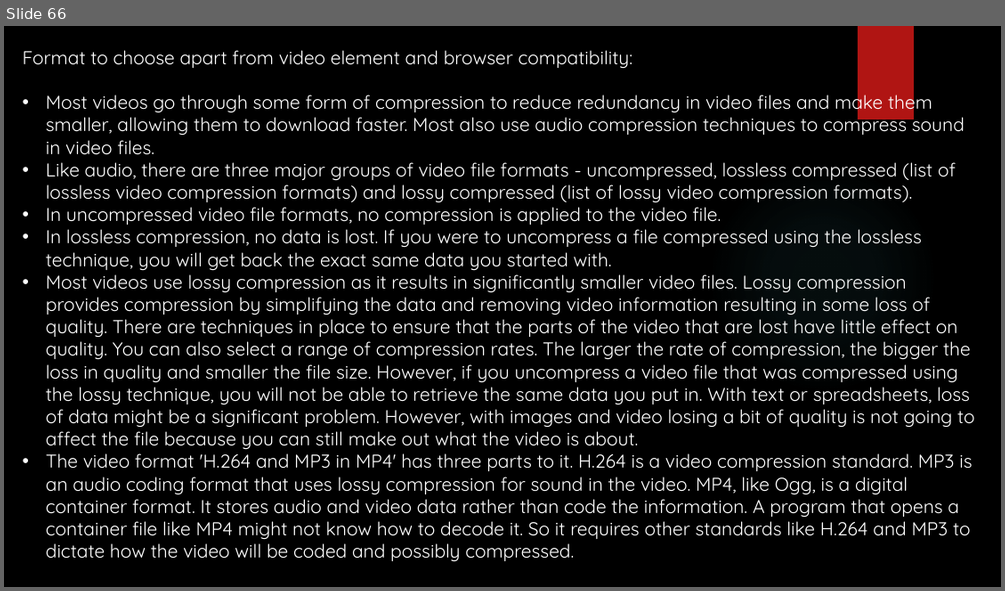
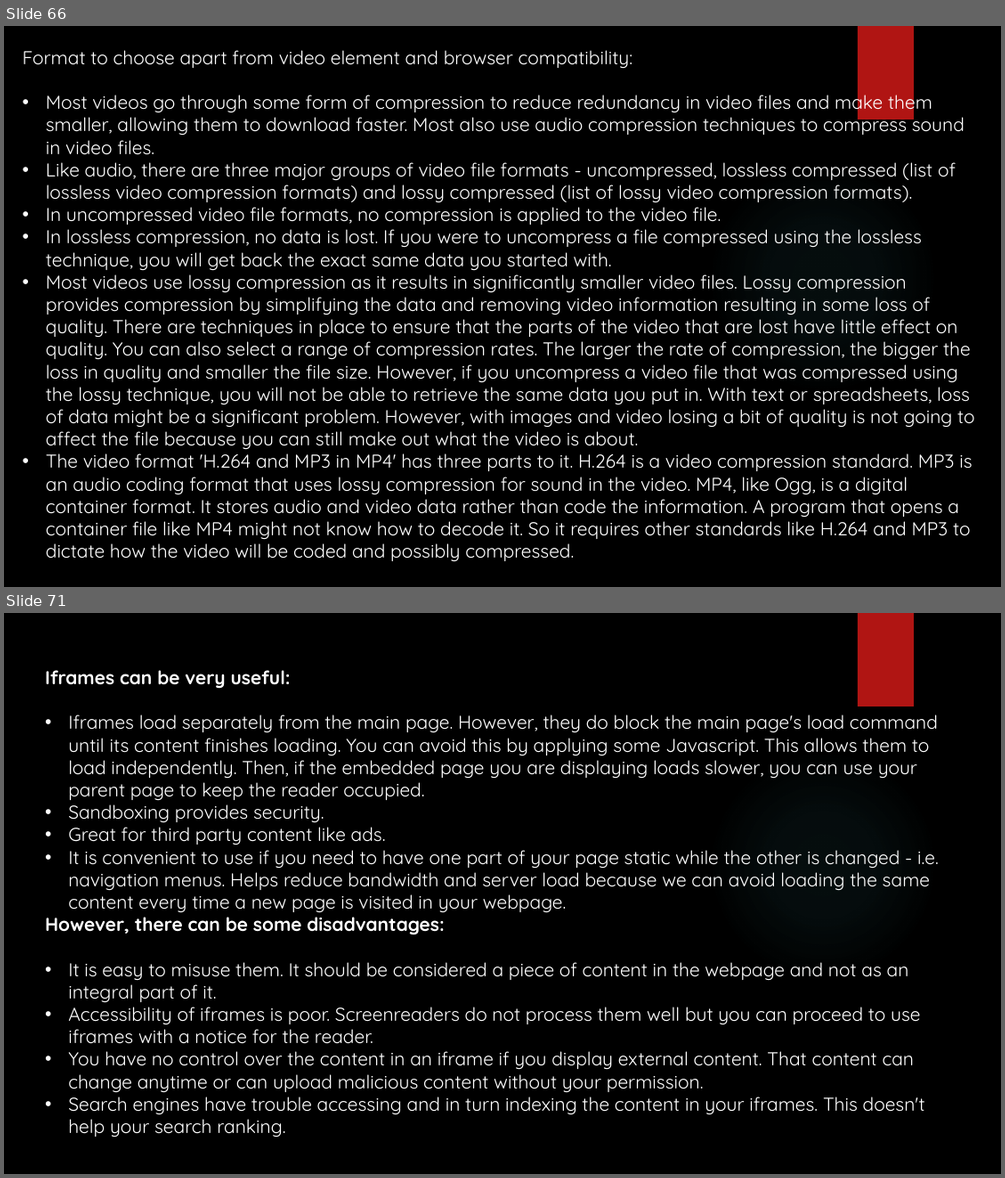
Before and after one commit to yogeshwar1996/HTML5CSS, a slide deck: Fundamentals of HTML and CSS.pptx. Shown one above the other, each under a label of ours: slide 66 before the commit, slides 66 and 71 after it; the slides between them are not shown. The pictures are 1005x591 and 1005x1178 pixels, drawn with LibreOffice and Linux fonts; fonts in the diff are those of the drawing; background and template pictures are left out. Boxes give left, top, right and bottom in pixels: in the first picture for what was removed or moved away, otherwise in the second. Text is boxed around its words. In the diff, an @@ line names an element or a change of style, - is before the commit and + after.

```diff
--- a/Fundamentals of HTML and CSS.pptx
+++ b/Fundamentals of HTML and CSS.pptx
@@ slide 71 added at (x1=4, y1=613, x2=1001, y2=1174), background picture (left out); not listed: 2 template elements that a slide beside it also shows @@
@@ text added at (x1=45, y1=670, x2=938, y2=1137), 18 pt, text #FFFFFF @@
+Iframes can be very useful:
+• Iframes load separately from the main page. However, they do block the main page's load command until its content finishes loading. You can avoid this by applying some Javascript. This allows them to load independently. Then, if the embedded page you are displaying loads slower, you can use your parent page to keep the reader occupied.
+• Sandboxing provides security.
+• Great for third party content like ads.
+• It is convenient to use if you need to have one part of your page static while the other is changed - i.e. navigation menus. Helps reduce bandwidth and server load because we can avoid loading the same content every time a new page is visited in your webpage.
+However, there can be some disadvantages:
+• It is easy to misuse them. It should be considered a piece of content in the webpage and not as an integral part of it.
+• Accessibility of iframes is poor. Screenreaders do not process them well but you can proceed to use iframes with a notice for the reader.
+• You have no control over the content in an iframe if you display external content. That content can change anytime or can upload malicious content without your permission.
+• Search engines have trouble accessing and in turn indexing the content in your iframes. This doesn't help your search ranking.
```
Also in this commit, not shown: 2 other slides added, 2 other files.
